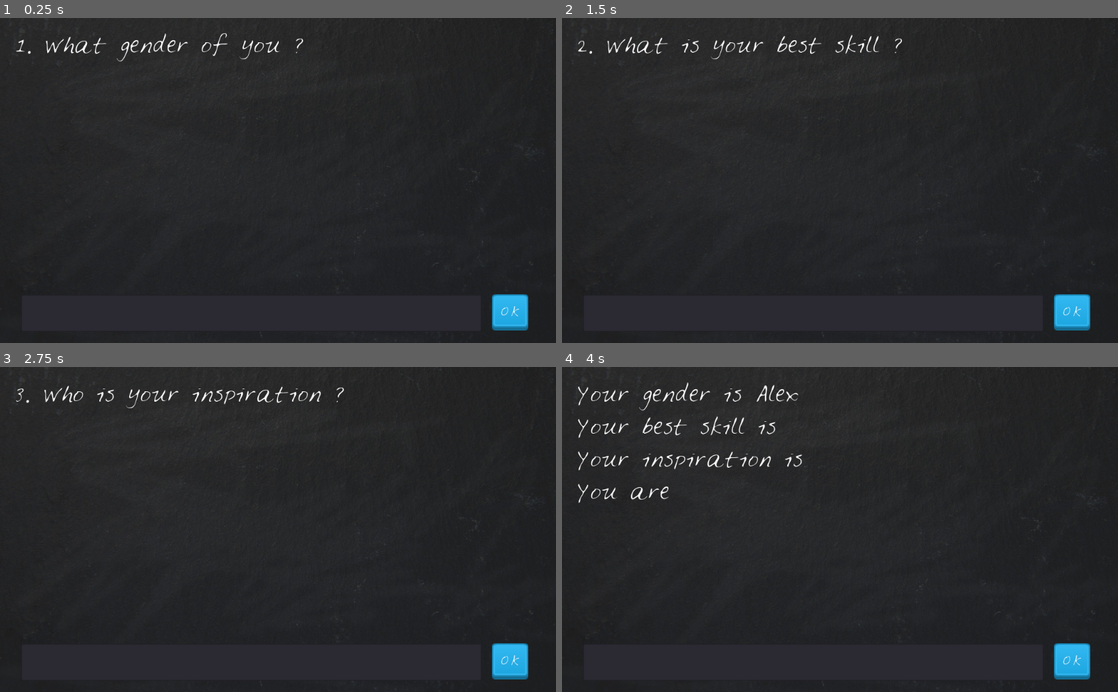
Above: before the commit, frames 1-4 (two rows, left to right).
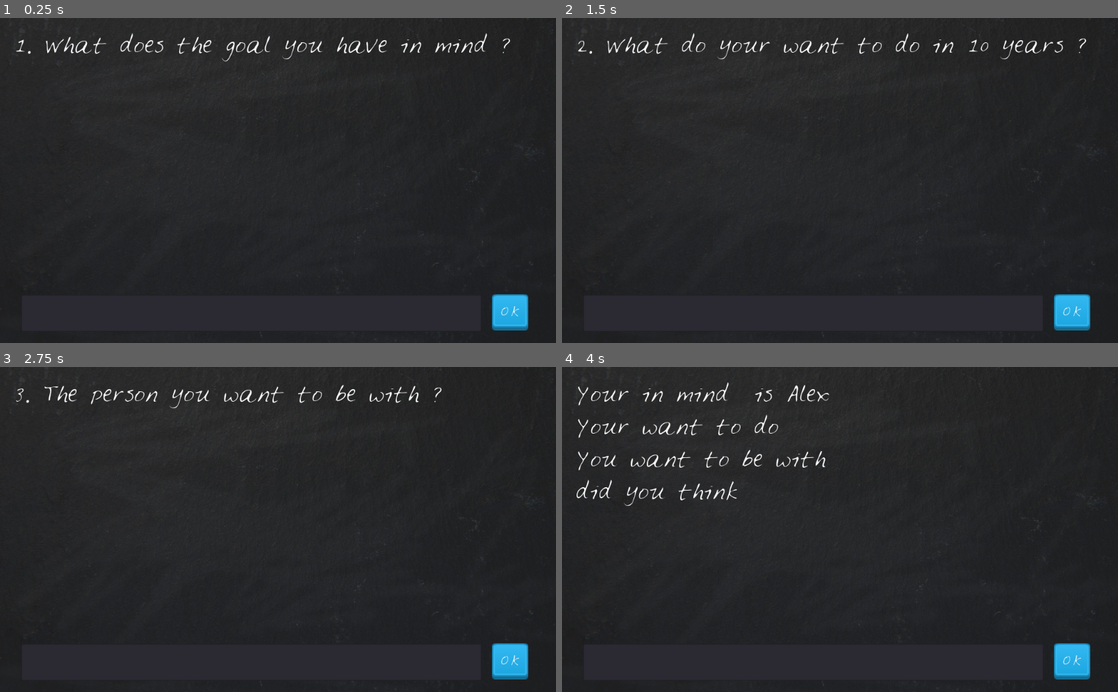
Above: after the commit, the same moments.

Repository: PLAYER-CHAI/looneygame
Game: Godot game, scene res://main_scene.tscn
Same seed, same stepped clock (60 frames per second), same inputs: the game is played once before the commit and once after it.
Inputs (mouse positions are in pixels of both pictures, inside the frame that each line leads up to):
- Up to frame 1 (0.25 s): no input
- Up to frame 2 (1.5 s): click (812, 313) at 0.52 s; type "Alex" at 0.6 s; click "OK" at 1.25 s
- Up to frame 3 (2.75 s): click "OK" at 2 s
- Up to frame 4 (4 s): click "OK" at 2.75 s; tap Enter at 3.5 s

The runs differ from the first frame. In frame 1, 1.0% of the frame differs, in the area x 21-92%, y 4-14%; in frame 2, 0.9%; in frame 3, 1.0%; in frame 4, 2.0%, in the area x 2-49%, y 4-43%.

Commit message:
add full game

Diff:
--- a/Node2D.gd
+++ b/Node2D.gd
@@ -1,29 +1,24 @@
 extends Control
-var story = "Your gender is %s \nYour best skill is %s \nYour inspiration is %s \nYou are %s"
+var story = "Your in mind  is %s \nYour want to do %s \nYou want to be with %s \ndid you think %s"
 var answers = []
 var questions = []
 var questions_number = 0
 
 func _ready():
-
-	questions.append("1. What gender of you ?")
-	questions.append("2. What is your best skill ?")
-	questions.append("3. Who is your inspiration ?")
-	questions.append("4. Are ready ?")
-
-	$DisplayText.text = questions[0] #คำถามที่ 1
-
-func _on_Play_Button_pressed(): #แบบแยก
+	questions.append("1. What does the goal you have in mind ?")
+	questions.append("2. What do your want to do in 10 years ?")
+	questions.append("3. The person you want to be with ?")
+	questions.append("4. What did you think of the last question ?")
+	$DisplayText.text = questions[0]
+func _on_Play_Button_pressed():
 	if questions_number < len(questions)-1:
 		answers.append($PlayerInput.text)
 		print(answers)
 		$PlayerInput.text = ""
 		$DisplayText.text = questions[questions_number + 1]
-		questions_number = questions_number + 1 #เพิ่มค่า Questions ที่ละ 1
-
-	elif questions_number == len(questions)-1: #คำถามที่ 4
+		questions_number = questions_number + 1
+	elif questions_number == len(questions)-1:
 		answers.append($PlayerInput.text)
 		print(answers)
 		$PlayerInput.text = ""
-
 		$DisplayText.text = story % answers
